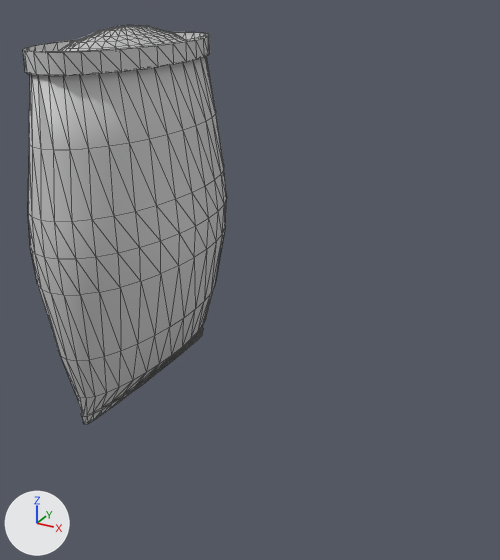
One commit to the FBX model Assets/Prefab Assets/Recipes/Bug Nuggets/Flour Pack Fixed.fbx: the scene before it, then after it.
Both versions are drawn from a 50 mm lens placed at (2.2, -4.98, 2.07), pointed at (-0.43, -0.19, -0.32). The lights are fixed; the arrows at lower left show +X, +Y and +Z. The picture after the commit comes second. Mesh edges are drawn as thin lines. Where no turn or scale is listed for an object, it has been applied to the vertices.

The first picture shows 'Flour Pack'.
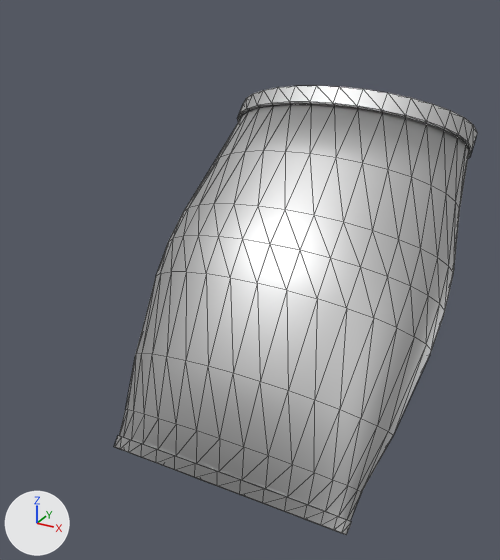
Where the newer file only moved an object's origin or applied its transform, the numbers keep the older frame.

Patch to the scene script:
```diff
--- a/Assets/Prefab Assets/Recipes/Bug Nuggets/Flour Pack Fixed.fbx.py
+++ b/Assets/Prefab Assets/Recipes/Bug Nuggets/Flour Pack Fixed.fbx.py
@@ mat_defaultmaterial @@
 mat_defaultmaterial.roughness = 0.553
+mat_defaultmaterial.metallic = 1.0
@@ me_flour_pack @@
 # used by ob_flour_pack; location = (-1.754, 0.0, 0.0)
-me_flour_pack.from_pydata(...)  # 608 vertices, 1276 faces; spans x -0.64..0.65, y -1.23..1.23, z -1.75..1.68
+me_flour_pack.from_pydata(...)  # 608 vertices, 1276 faces; spans x 0.52..2.98, y -1.49..1.23, z -1.49..1.23
+# me_flour_pack part 1: the whole mesh is multiplied about its middle by the matrix ((0.0, -1.0, 0.0), (0.707, 0.0, 0.707), (-0.707, 0.0, 0.707)), then moved by (1.75, -0.23, -0.2)
 me_flour_pack.materials.append(mat_defaultmaterial)
```

Boxes [x1, y1, x2, y2] around the edits, measured in the pictures (500 x 560 px):
'Flour Pack', surface changed, reshaped (78% wider, 12% taller)
    before: [23, 25, 227, 424]
    after: [114, 86, 477, 535]
